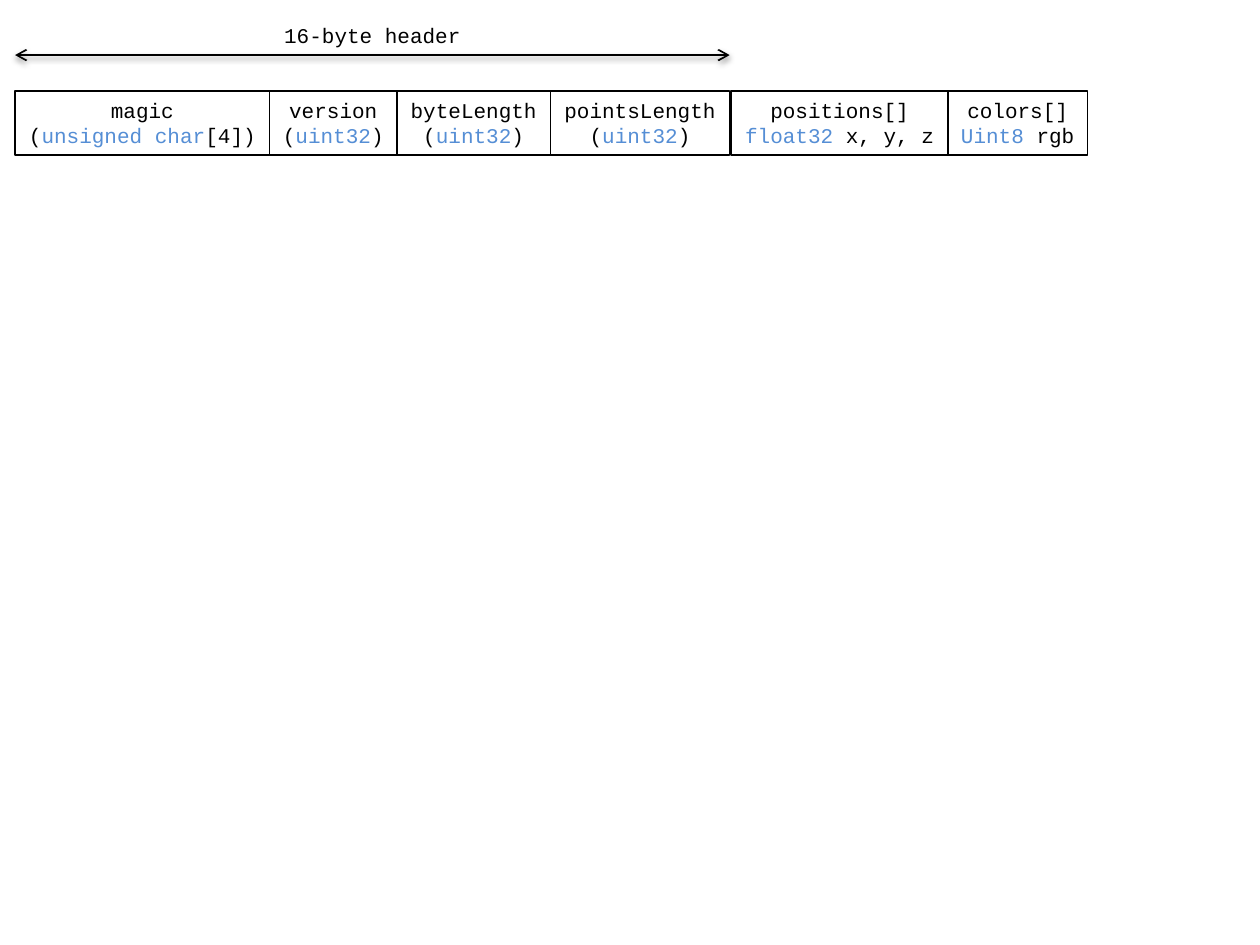
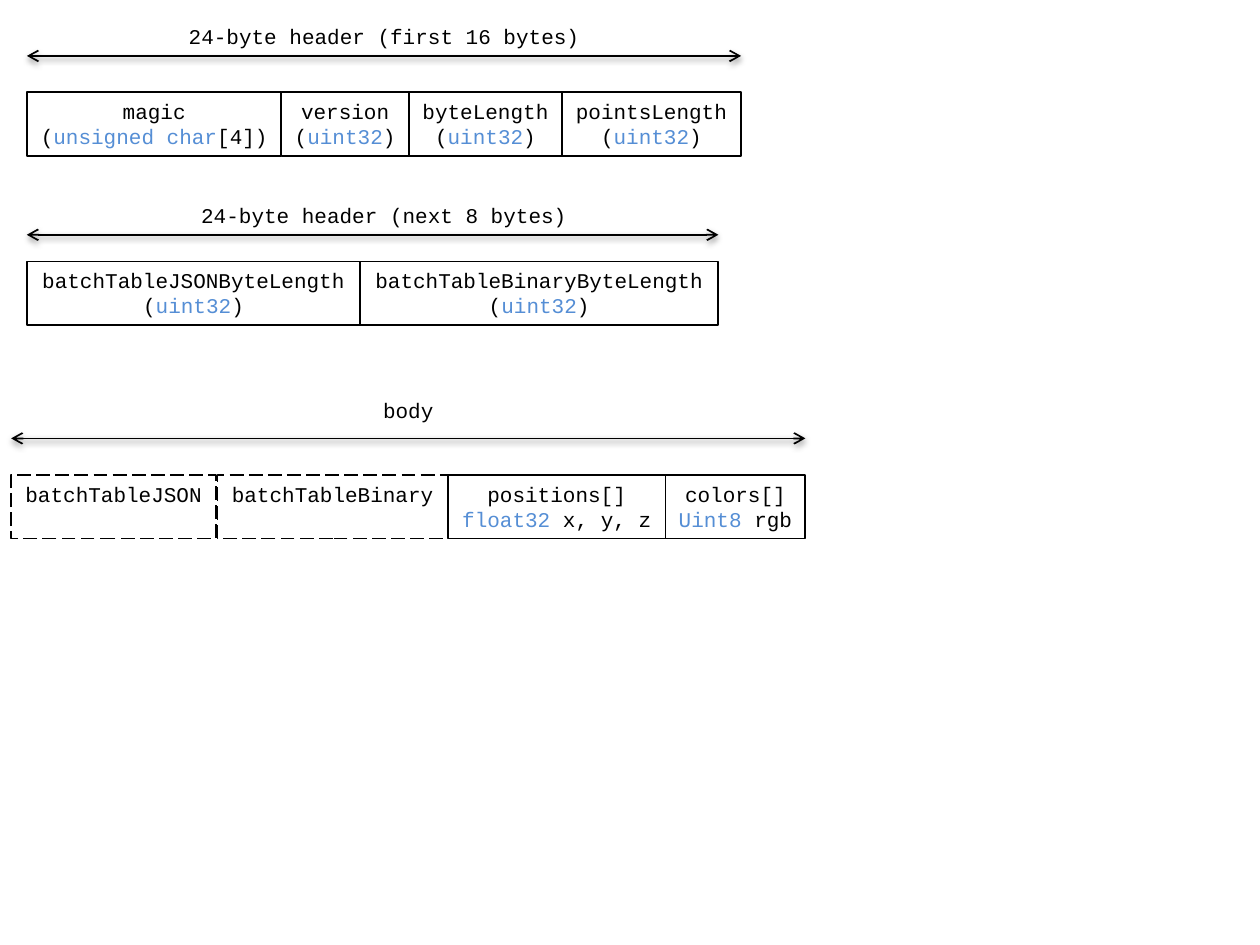
Before and after one commit to CesiumGS/3d-tiles, a slide deck: slide 1 of TileFormats/Points/figures/Figures.pptx. Drawn at 1260x945 pixels with LibreOffice and Linux fonts; fonts in the diff are those of the drawing. Boxes give left, top, right and bottom in pixels: in the first picture for what was removed or moved away, otherwise in the second. Text is boxed around its words. In the diff, an @@ line names an element or a change of style, - is before the commit and + after.

Commit message:
pnts tile format batch table updates

```diff
--- a/TileFormats/Points/figures/Figures.pptx
+++ b/TileFormats/Points/figures/Figures.pptx
@@ text at bbox=[189, 29, 579, 49]: text changed @@
-16-byte header
+24-byte header (first 16 bytes)
@@ 4 rectangles, 1 double arrow: place and size @@
-4 rectangles, 1 double arrow at bbox=[15, 55, 730, 154]
+4 rectangles, 1 double arrow at bbox=[26, 55, 741, 155]
@@ text added at bbox=[201, 208, 567, 228], 12 pt, text #000000 @@
+24-byte header (next 8 bytes)
@@ double arrow added from (26, 234) to (718, 234), #000000 1 pt @@
@@ rectangle added at bbox=[26, 262, 359, 325], outline #000000 1 pt, 12 pt, text #000000 @@
+batchTableJSONByteLength
+(uint32)
@@ rectangle added at bbox=[360, 262, 719, 325], outline #000000 1 pt, 12 pt, text #000000 @@
+batchTableBinaryByteLength
+(uint32)
@@ text added at bbox=[383, 403, 433, 423], 12 pt, text #000000 @@
+body
@@ double arrow added from (11, 438) to (805, 438), #000000 1 pt @@
@@ rectangle added at bbox=[11, 475, 217, 538], outline #000000 1 pt dashed, 12 pt, text #000000 @@
+batchTableJSON
@@ rectangle added at bbox=[218, 475, 449, 538], outline #000000 1 pt dashed, 12 pt, text #000000 @@
+batchTableBinary
@@ rectangle "positions[]": place and size @@
-rectangle "positions[]" at bbox=[731, 91, 949, 154]
+rectangle "positions[]" at bbox=[447, 475, 665, 538]
@@ rectangle "colors[]": place and size @@
-rectangle "colors[]" at bbox=[948, 91, 1087, 154]
+rectangle "colors[]" at bbox=[665, 475, 805, 538]
```
Also in this commit, not shown: 2 other files.
